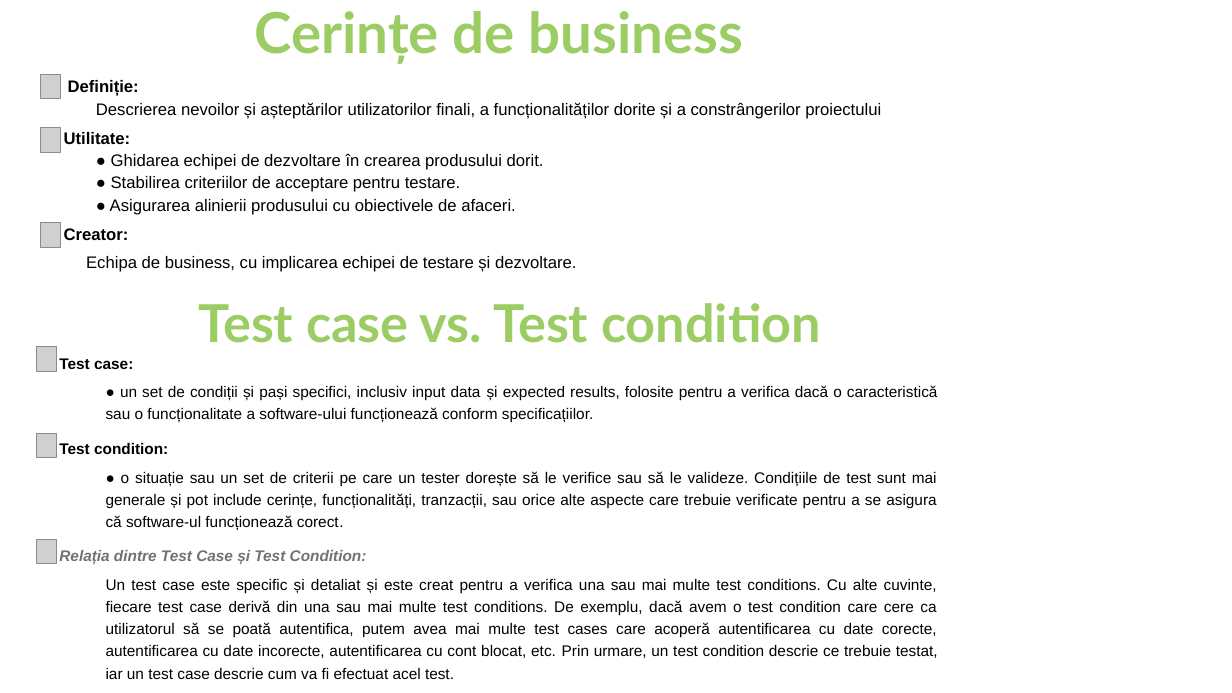
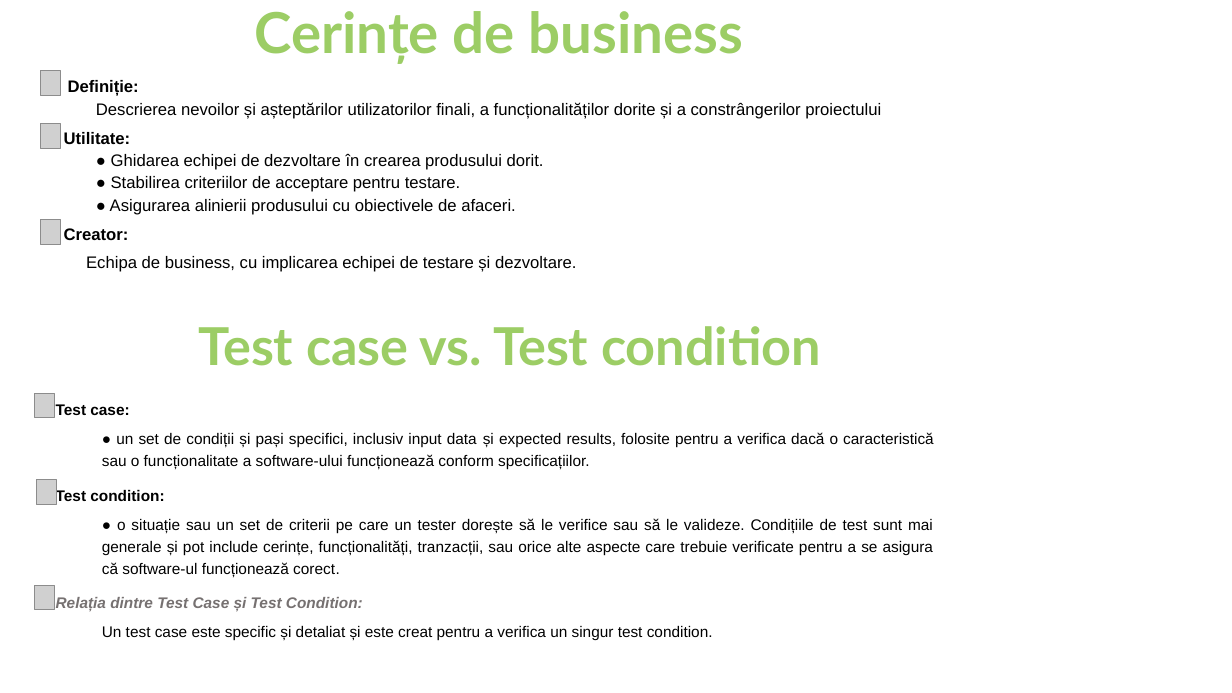
Before and after one commit to AlinT84/Testing-Project-for-Automation-Exercise-E-commerce-Website, a slide deck: slide 2 of Testing Project for Automation Exercise E-commerce Website.pptx. Drawn at 1232x693 pixels with LibreOffice and Linux fonts; fonts in the diff are those of the drawing; grey boxes stand for pictures; background and template pictures are left out. Boxes give left, top, right and bottom in pixels: in the first picture for what was removed or moved away, otherwise in the second. Text is boxed around its words. In the diff, an @@ line names an element or a change of style, - is before the commit and + after.

```diff
--- a/Testing Project for Automation Exercise E-commerce Website.pptx
+++ b/Testing Project for Automation Exercise E-commerce Website.pptx
@@ picture: place and size @@
-picture at box(41, 74, 60, 99)
+picture at box(41, 70, 60, 95)
@@ picture: place and size @@
-picture at box(41, 128, 60, 152)
+picture at box(41, 124, 60, 149)
@@ text "Test case vs. Test condition": place and size @@
-text "Test case vs. Test condition" at box(198, 303, 821, 343)
+text "Test case vs. Test condition" at box(198, 326, 821, 366)
@@ picture: place and size @@
-picture at box(37, 347, 56, 372)
+picture at box(34, 394, 54, 419)
@@ text "Test case:": place and size @@
-text "Test case:" at box(59, 358, 938, 679)
+text "Test case:" at box(56, 404, 934, 640)
@@ picture: place and size @@
-picture at box(37, 433, 56, 458)
+picture at box(37, 480, 56, 505)
@@ picture: place and size @@
-picture at box(37, 539, 56, 564)
+picture at box(34, 585, 54, 610)
@@ text at box(102, 626, 713, 640): text changed @@
-  Un test case este specific și detaliat și este creat pentru a verifica una sau mai multe test conditions. Cu alte cuvinte, fiecare test case derivă din una sau mai multe test conditions. De exemplu, dacă avem o test condition care cere ca utilizatorul să se poată autentifica, putem avea mai multe test cases care acoperă autentificarea cu date corecte, autentificarea cu date incorecte, autentificarea cu cont blocat, etc. Prin urmare, un test condition descrie ce trebuie testat, iar un test case descrie cum va fi efectuat acel test.
+  Un test case este specific și detaliat și este creat pentru a verifica un singur test condition.
```
